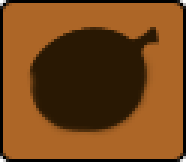
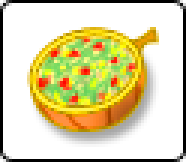
Revision of a layered 186x162 image; what changed, layer by layer:
hid group "grillet-meat-empty" (2 layers) over [0, 0, 186, 162]
